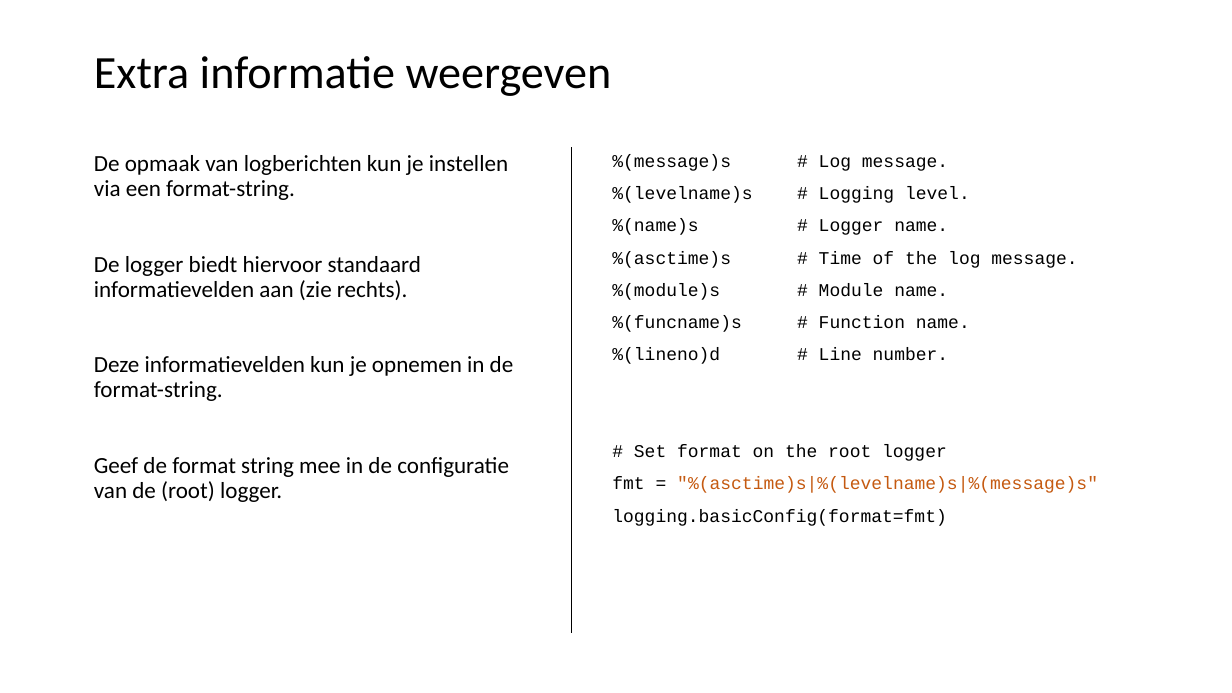
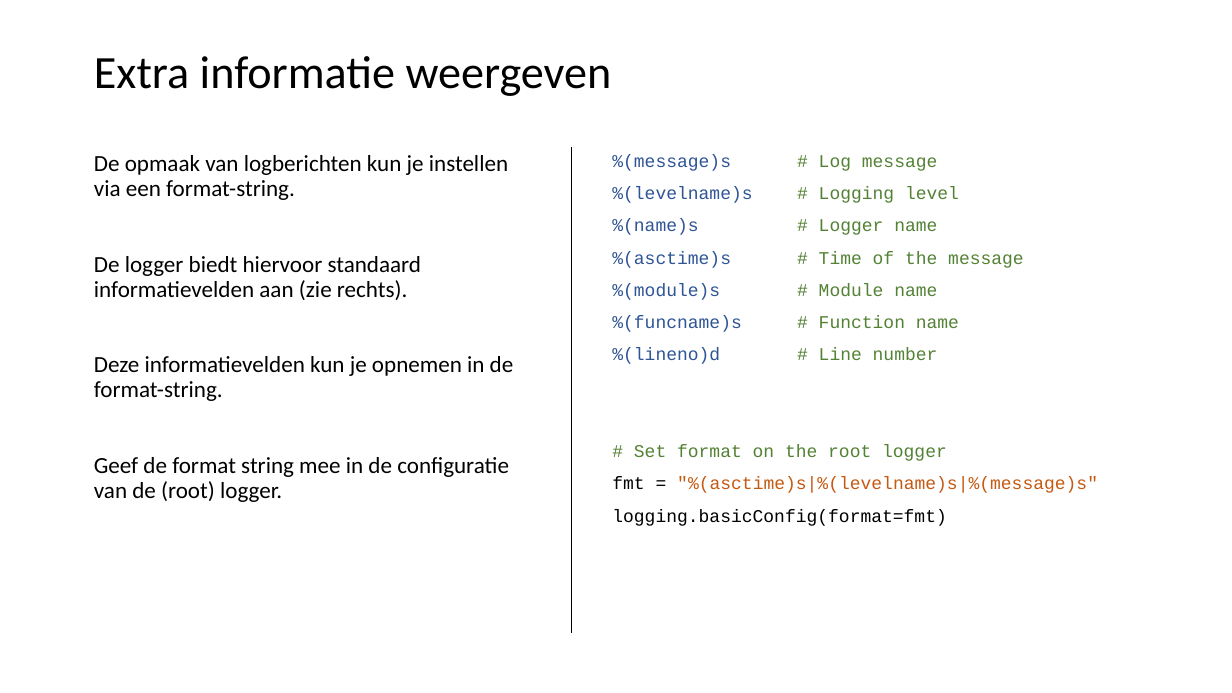
Before and after one commit to LFKoning/knowledge-sharing, a slide deck: slide 35 of python_course/2_production_code/python_cursus_2.pptx (slide 34 before the commit). Drawn at 1232x693 pixels with LibreOffice and Linux fonts; fonts in the diff are those of the drawing. Boxes give left, top, right and bottom in pixels: in the first picture for what was removed or moved away, otherwise in the second. Text is boxed around its words. In the diff, an @@ line names an element or a change of style, - is before the commit and + after.

```diff
--- a/python_course/2_production_code/python_cursus_2.pptx
+++ b/python_course/2_production_code/python_cursus_2.pptx
@@ text at (x1=612, y1=154, x2=1024, y2=364): text changed; text colour #000000 to #548235 @@
-%(message)s # Log message.
-%(levelname)s # Logging level.
-%(name)s # Logger name.
-%(asctime)s # Time of the log message.
-%(module)s # Module name.
-%(funcname)s # Function name.
-%(lineno)d # Line number.
+%(message)s # Log message
+%(levelname)s # Logging level
+%(name)s # Logger name
+%(asctime)s # Time of the message
+%(module)s # Module name
+%(funcname)s # Function name
+%(lineno)d # Line number
@@ text at (x1=634, y1=445, x2=947, y2=461): text colour #000000 to #548235 in "# Set format on the root logger" @@
```
Also in this commit, not shown: 15 other slides changed, 1 slide added, 3 other files.
